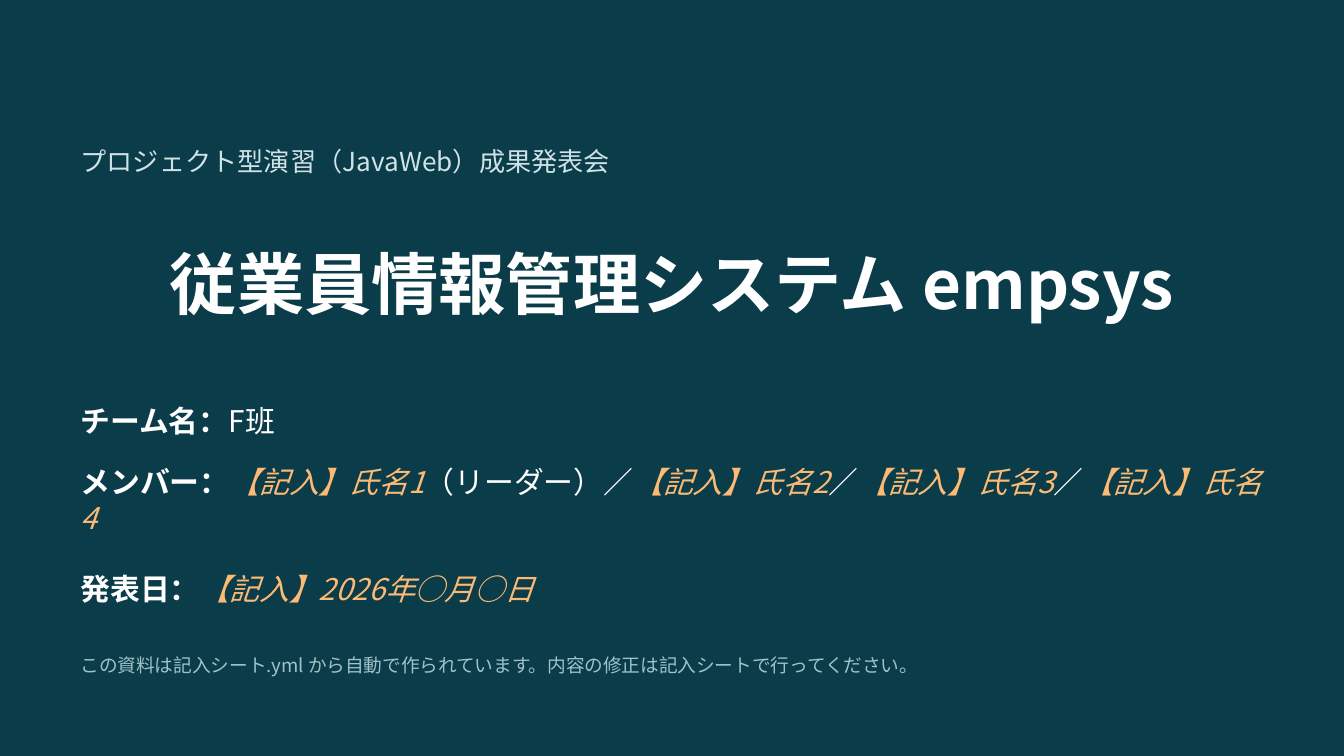
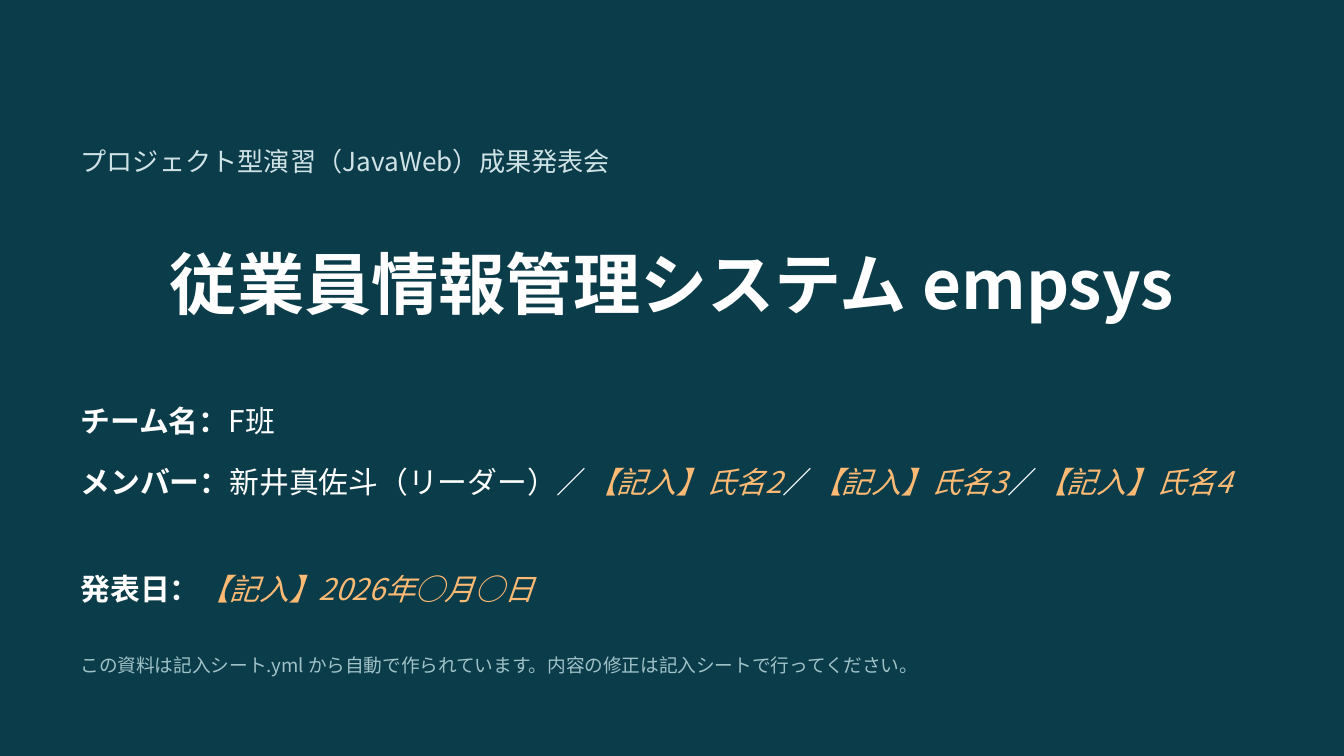
Before and after one commit to amasato1221/web_-application, a slide deck: slide 1 of 成果発表会資料_テンプレート.pptx. Drawn at 1344x756 pixels with LibreOffice and Linux fonts; fonts in the diff are those of the drawing. Boxes give left, top, right and bottom in pixels: in the first picture for what was removed or moved away, otherwise in the second. Text is boxed around its words. In the diff, an @@ line names an element or a change of style, - is before the commit and + after.

```diff
--- a/成果発表会資料_テンプレート.pptx
+++ b/成果発表会資料_テンプレート.pptx
@@ text at (x1=81, y1=467, x2=1232, y2=496): text changed @@
-メンバー：【記入】氏名1（リーダー）／【記入】氏名2／【記入】氏名3／【記入】氏名4
+メンバー：新井真佐斗（リーダー）／【記入】氏名2／【記入】氏名3／【記入】氏名4
```
Also in this commit, not shown: 3 other slides changed.
